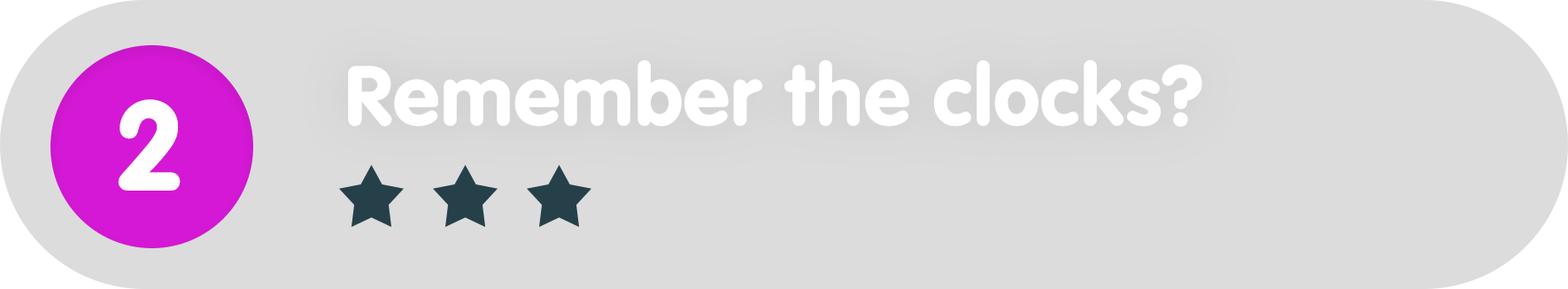
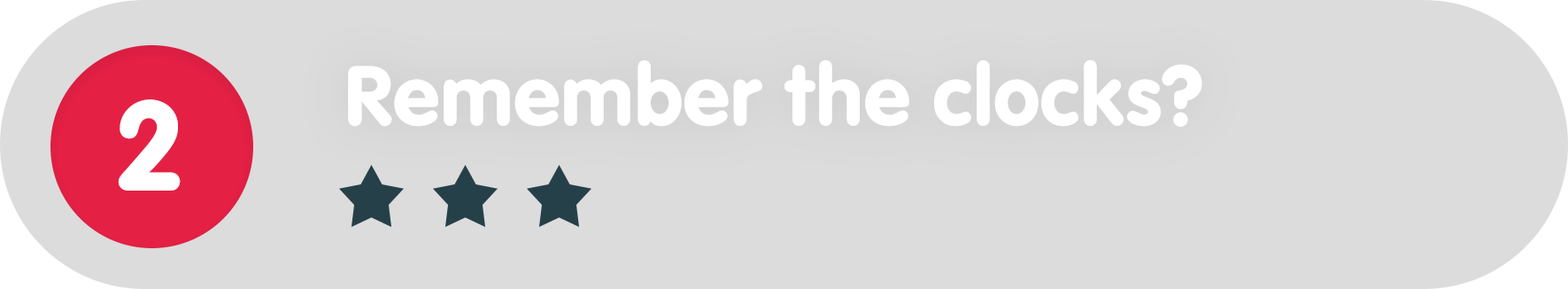
Layered file, before and after one edit (1568×289). Changes by layer:
painted on "Ellipse_green" over [50, 45, 254, 248]
